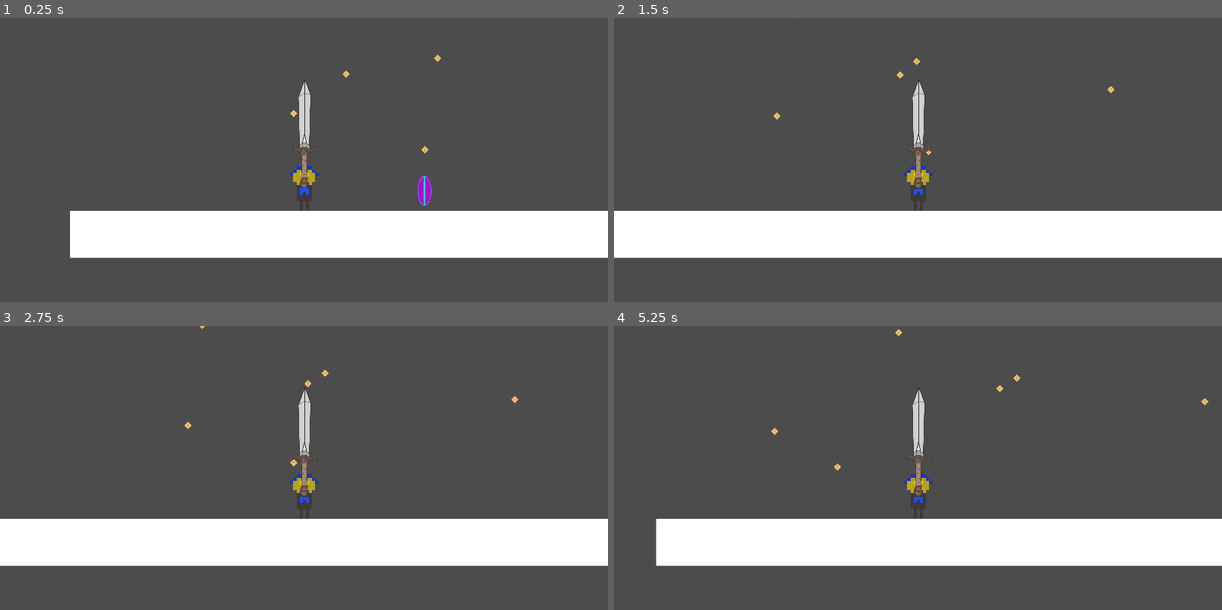
Above: before the commit, frames 1-4 (two rows, left to right).
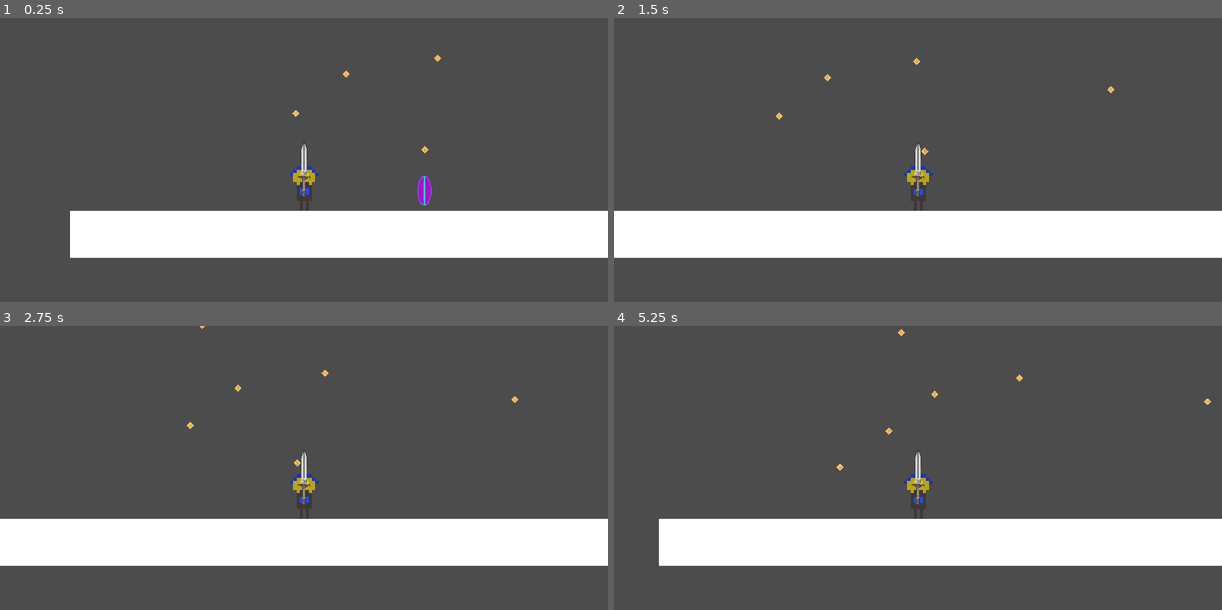
Above: after the commit, the same moments.

Repository: Lorem-Ipsum-Server-Place/GMTK2021-Game
Game: Godot game, scene res://Level.tscn
The game is run twice, just before and just after one commit, with the same random seed, the same clock (stepped at 60 frames per second) and the same inputs. This scene is started directly instead of the project's main scene.
Inputs (mouse positions are in pixels of both pictures, inside the frame that each line leads up to):
- Up to frame 1 (0.25 s): no input
- Up to frame 2 (1.5 s): tap Enter (ui_accept) at 0.5, 0.8, 1.35 s; move the mouse to (887, 256) at 0.52 s; hold D (game_right) from 0.53 s (still down); click (887, 256) at 0.6 s; tap Space (game_jump) at 0.77 s; move the mouse to (1100, 239) at 1.27 s
- Up to frame 3 (2.75 s): tap Space (game_jump) at 1.52 s; click (486, 547) at 1.55 s; move the mouse to (121, 445) at 2.02 s; release D (game_right) at 2.03 s; hold A (game_left) from 2.03 s (still down); click (121, 445) at 2.1 s; tap Enter (ui_accept) at 2.3 s
- Up to frame 4 (5.25 s): move the mouse to (948, 496) at 2.77 s; tap Enter (ui_accept) at 2.85, 3.8, 4.35 s; tap Space (game_jump) at 3.02, 3.77, 4.52 s; click (948, 496) at 3.05 s; move the mouse to (826, 411) at 3.52 s; click (826, 411) at 3.6 s; move the mouse to (1051, 479) at 4.27 s; release A (game_left) at 4.28 s; hold D (game_right) from 4.28 s (still down); click (1051, 479) at 4.55 s; move the mouse to (796, 513) at 5.02 s; click (796, 513) at 5.1 s

The runs differ from the first frame. In frame 1, 0.5% of the frame differs, in the area x 47-52%, y 22-63%; in frame 2, 0.6%; in frame 3, 0.6%; in frame 4, 0.8%, in the area x 6-99%, y 0-85%.

Commit message:
Rework sword controls to detach it from the player more

Diff:
--- a/Player.gd
+++ b/Player.gd
@@ -3,6 +3,12 @@
 enum PlayerDirection{
 	RIGHT,
 	LEFT
+}
+
+enum PlayerAttackState{
+	READY,
+	ACTIVE,
+	NOT_READY
 }
 
 
@@ -15,12 +21,28 @@
 var PLAYER_MOVE_SPEED = INITIAL_PLAYER_MOVE_SPEED
 var PLAYER_JUMP_COUNT = INITIAL_PLAYER_JUMP_COUNT
 var dead = false
+var attack_state = PlayerAttackState.READY
+var attack_angle = 0
+var attack_starting_pos = Vector2()
 
 
 const INITIAL_PLAYER_MOVE_SPEED = 450
 const PLAYER_JUMP_VELOCITY = 1000
 const INITIAL_PLAYER_JUMP_COUNT = 2
-const PLAYER_WEAPON_DISTANCE = 40
+
+const PLAYER_WEAPON_ATTACK_RANGE = 160
+
+const PLAYER_WEAPON_VERTICAL_OFFSET = 60
+const PLAYER_WEAPON_MAX_HORIZONTAL_OFFSET = 80
+
+const PLAYER_WEAPON_DAMAGE = 5
+const PLAYER_WEAPON_RECALL_DISTANCE = 1 #px
+const PLAYER_WEAPON_MAX_RESET_DEVIANCE = 40 #px
+
+const PLAYER_WEAPON_IDLE_LERP_WEIGHT = 0.05
+const PLAYER_WEAPON_ROTATION_LERP_WEIGHT = 0.25
+const PLAYER_WEAPON_ATTACK_LERP_WEIGHT = 0.25
+
 const INVINCIBILITY_DURATION_SECONDS = 1
 const ENEMY_COLLISION_LAYERS = [2]
 
@@ -28,6 +50,8 @@
 
 signal damage_player()
 signal collect_pickup()
+# pass damage value so we can set it to 0 if we're not mid-attack
+signal weapon_set_damage(damage_value)
 
 # Load weapon scenes, we can choose from these on init
 onready var WEAPON_SWORD = load("res://weapon_sword.tscn")
@@ -42,6 +66,7 @@
 	add_child(player_weapon, true)
 
 	connect("damage_player", self, "_on_Player_damage_player")
+	connect("weapon_set_damage", player_weapon, "_on_Player_set_weapon_damage")
 
 
 # Called every frame. 'delta' is the elapsed time since the previous frame.
@@ -60,6 +85,13 @@
 	else:
 		player_velocity.x = 0
 
+	if attack_state == PlayerAttackState.READY and Input.is_action_just_pressed("game_attack"):
+		attack_state = PlayerAttackState.ACTIVE
+		attack_angle = player_weapon.rotation
+		attack_starting_pos = player_weapon.position
+		emit_signal("weapon_set_damage", PLAYER_WEAPON_DAMAGE)
+
+
 	# If we have any jumps left, set our vertical jump velocity so we go up
 	if Input.is_action_just_pressed("game_jump") and jump_count > 0:
 		player_velocity.y = -PLAYER_JUMP_VELOCITY
@@ -135,17 +167,70 @@
 
 
 func on_GameState_rotate_sword(rotation):
-	# Set our weapon rotation to what's set in the game state
-	player_weapon.rotation = rotation
-
-	var normal_offset = Vector2(
-		sin(rotation),
-		-cos(rotation)
-	)
-	player_weapon.position = normal_offset * PLAYER_WEAPON_DISTANCE
-
-	print("set weapon rotation")
-
+	if attack_state in [PlayerAttackState.READY, PlayerAttackState.NOT_READY]:
+		# fully rotate weapon to avoid strange lerp behaviour when
+		# the sign flips
+		if Input.is_action_just_pressed("ui_accept"):
+			print("Rotation: ", rotation)
+			print("Weapon Rotation: ", player_weapon.rotation)
+
+		if rotation > PI and player_weapon.rotation < -PI / 4:
+			player_weapon.rotation += 2 * PI
+			print("New Weapon Rotation: ", player_weapon.rotation)
+		elif rotation < -PI/4  and player_weapon.rotation > PI:
+			player_weapon.rotation -= 2 * PI
+			print("New Weapon Rotation: ", player_weapon.rotation)
+		# Set our weapon rotation to what's set in the game state
+		var new_rotation = lerp(
+			player_weapon.rotation,
+			rotation,
+			PLAYER_WEAPON_ROTATION_LERP_WEIGHT
+		)
+
+		player_weapon.rotation = new_rotation
+
+		var horizontal_offset = sin(rotation)
+		var desired_position = Vector2(
+			-horizontal_offset * PLAYER_WEAPON_MAX_HORIZONTAL_OFFSET,
+			-PLAYER_WEAPON_VERTICAL_OFFSET
+		)
+
+		var new_position = lerp(
+			player_weapon.position,
+			desired_position,
+			PLAYER_WEAPON_IDLE_LERP_WEIGHT
+		)
+
+		player_weapon.position = new_position
+
+		if attack_state == PlayerAttackState.NOT_READY:
+			var position_delta = desired_position - new_position
+			if position_delta.length() <= PLAYER_WEAPON_MAX_RESET_DEVIANCE:
+				attack_state = PlayerAttackState.READY
+
+
+	else:
+		# we're attacking, so jab forwards. probably not gonna be adding guns...
+		var desired_position = Vector2(
+			sin(attack_angle),
+			-cos(attack_angle)
+		) * PLAYER_WEAPON_ATTACK_RANGE
+
+		desired_position += attack_starting_pos
+
+		var new_position = lerp(
+			player_weapon.position,
+			desired_position,
+			PLAYER_WEAPON_ATTACK_LERP_WEIGHT
+		)
+
+		player_weapon.position = new_position
+
+		var position_delta = new_position - desired_position
+
+		if position_delta.length() <= PLAYER_WEAPON_RECALL_DISTANCE:
+			attack_state = PlayerAttackState.NOT_READY
+			emit_signal("weapon_set_damage", 0)
 
 func _on_Pickup_Temp_boostspeed(increase):
 	PLAYER_MOVE_SPEED += increase
--- /dev/null
+++ b/weapon_sword.gd
@@ -0,0 +1,40 @@
+extends KinematicBody2D
+
+enum WeaponState {
+	IDLE,
+	ATTACKING
+}
+
+# by default the sword is inactive
+var current_damage = 0
+var state = WeaponState.IDLE
+
+signal deal_damage(damage_value, instance)
+
+# Called when the node enters the scene tree for the first time.
+func _ready():
+	if state == WeaponState.ATTACKING:
+		var my_position = self.position
+
+		# move_and_slide to get colliders, but we don't want to actually translate
+		# the weapon so we reset it's position right after
+		move_and_slide(Vector2())
+
+		self.position = my_position
+
+		for i in range(get_slide_count()):
+			var collision = get_slide_collision(i)
+			emit_signal("deal_damage", current_damage, collision.collider_id)
+
+
+# Called every frame. 'delta' is the elapsed time since the previous frame.
+#func _process(delta):
+#	pass
+
+func _on_Player_set_weapon_damage(new_damage_value):
+	if new_damage_value == 0:
+		state = WeaponState.IDLE
+		current_damage = 0
+	else:
+		state = WeaponState.ATTACKING
+		current_damage = new_damage_value
--- a/weapon_sword.tscn
+++ b/weapon_sword.tscn
@@ -1,20 +1,22 @@
-[gd_scene load_steps=3 format=2]
+[gd_scene load_steps=4 format=2]
 
 [ext_resource path="res://NiceSword.png" type="Texture" id=1]
+[ext_resource path="res://weapon_sword.gd" type="Script" id=2]
 
 [sub_resource type="RectangleShape2D" id=1]
-extents = Vector2( 10.1476, 78.077 )
+extents = Vector2( 4.25, 27.9276 )
 
 [node name="KinematicBody2D" type="KinematicBody2D"]
 collision_layer = 2
 collision_mask = 2
+script = ExtResource( 2 )
 
 [node name="Test_Sword" type="Sprite" parent="."]
-position = Vector2( 3.48911, -86.9015 )
+position = Vector2( 1.23911, -30.6515 )
 rotation = 0.0523599
-scale = Vector2( 0.125, 0.125 )
+scale = Vector2( 0.063, 0.063 )
 texture = ExtResource( 1 )
 
 [node name="CollisionShape2D" type="CollisionShape2D" parent="."]
-position = Vector2( 0.25, -94.3224 )
+position = Vector2( 0, -44.0724 )
 shape = SubResource( 1 )
